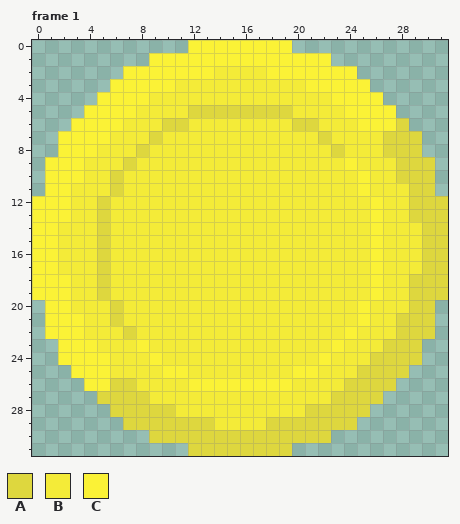
A pixel-art file gets an edit: art/ase files/coin.ase. This is how it looked before the edit.
32x32 pixels, 1 frame. Shown: frame 1. The commit also changed other frames, which this record leaves out.
Palette (. is transparent): A #ded73e  B #f4eb38  C #fbf236
Pixels before, frame 1, first column x 0:
 0 ............CCCCCCCC............
 1 .........CCCCCCCCCCCCCC.........
 2 .......CCCCCCCBBBBCCCCCCC.......
 3 ......CCCCCBBBBBBBBBBCCCCC......
 4 .....CCCCBBBBBBBBBBBBBBCCCC.....
 5 ....CCCCBBBBAAAAAAAABBBBCCCC....
 6 ...CCCCBBBAABBBBBBBBAABBBCCCA...
 7 ..CCCCBBBABBBBBBBBBBBBABBBBAAA..
 8 ..CCCBBBABBBBBBBBBBBBBBABBBAAA..
 9 .CCCBBBABBBBBBBBBBBBBBBBCBBBAAA.
10 .CCCBBABBBBBBBBBBBBBBBBBBCBBAAA.
11 .CCBBBABBBBBBBBBBBBBBBBBBCBBBAA.
12 CCCBBABBBBBBBBBBBBBBBBBBBBCBBAAA
13 CCCBBABBBBBBBBBBBBBBBBBBBBCBBAAA
14 CCBBBABBBBBBBBBBBBBBBBBBBBCBBBAA
15 CCBBBABBBBBBBBBBBBBBBBBBBBCBBBAA
16 CCBBBABBBBBBBBBBBBBBBBBBBBCBBBAA
17 CCBBBABBBBBBBBBBBBBBBBBBBBCBBBAA
18 CCCBBABBBBBBBBBBBBBBBBBBBBCBBAAA
19 CCCBBABBBBBBBBBBBBBBBBBBBBCBBAAA
20 .CCBBBABBBBBBBBBBBBBBBBBBCBBBAA.
21 .CCCBBABBBBBBBBBBBBBBBBBBCBBAAA.
22 .CCCBBBABBBBBBBBBBBBBBBBCBBBAAA.
23 ..CCCBBBCBBBBBBBBBBBBBBCBBBAAA..
24 ..CCCCBBBCBBBBBBBBBBBBCBBBAAAA..
25 ...CCCBBBBCCBBBBBBBBCCBBBAAAA...
26 ....CCAABBBBCCCCCCCCBBBBAAAA....
27 .....AAAABBBBBBBBBBBBBBAAAA.....
28 ......AAAAABBBBBBBBBBAAAAA......
29 .......AAAAAAABBBBAAAAAAA.......
30 .........AAAAAAAAAAAAAA.........
31 ............AAAAAAAA............
And afterwards:
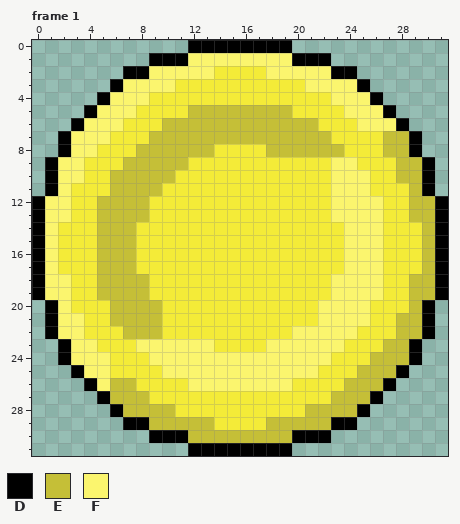
Colours new in this view: D #000000  E #c5bf37  F #fbf56e
Message: the coin looks much better now
Changes in this commit:
layer "Outline" added
Frame 1, layers "Outline", "Layer 1":
y 0: x 12..19 CCCCCCCC -> DDDDDDDD
y 1: x 9..22 CCCCCCCCCCCCCC -> DDDFFFFFFFFDDD
y 2: x 7..13 CCCCCCC -> DDFFFFF; x 18..24 CCCCCCC -> FFFFFDD
y 3: x 6..10 CCCCC -> DFFFF; x 21..25 CCCCC -> FFFFD
y 4: x 5..8 CCCC -> DFFF; x 23..26 CCCC -> FFFD
y 5: x 4..7 CCCC -> DFFF; x 12..19 AAAAAAAA -> EEEEEEEE; x 24..27 CCCC -> FFFD
y 6: x 3..6 CCCC -> DFFF; x 10..21 AABBBBBBBBAA -> EEEEEEEEEEEE; x 25..28 CCCA -> FFFD
y 7: x 2..5 CCCC -> DFFF; x 9..22 ABBBBBBBBBBBBA -> EEEEEEEEEEEEEE; x 27..29 AAA -> EED
y 8: x 2..4 CCC -> DFF; x 8..13 ABBBBB -> EEEEEE; x 18..23 BBBBBA -> EEEEEE; x 27..29 AAA -> EED
y 9: x 1..3 CCC -> DFF; x 7..11 ABBBB -> EEEEE; x 23..24 BC -> FF; x 28..30 AAA -> EED
y 10: x 1..3 CCC -> DFF; x 6..10 ABBBB -> EEEEE; x 23..25 BBC -> FFF; x 28..30 AAA -> EED
y 11: x 1..2 CC -> DF; x 6..9 ABBB -> EEEE; x 23..25 BBC -> FFF; x 29..30 AA -> ED
y 12..13: x 0..2 CCC -> DFF; x 5..8 ABBB -> EEEE; x 23..26 BBBC -> FFFF; x 29..31 AAA -> EED
y 14..17: x 0..1 CC -> DF; x 5..7 ABB -> EEE; x 24..26 BBC -> FFF; x 30..31 AA -> ED
y 18..19: x 0..2 CCC -> DFF; x 5..8 ABBB -> EEEE; x 23..26 BBBC -> FFFF; x 29..31 AAA -> EED
y 20: x 1..2 CC -> DF; x 6..9 ABBB -> EEEE; x 22..25 BBBC -> FFFF; x 29..30 AA -> ED
y 21: x 1..3 CCC -> DFF; x 6..9 ABBB -> EEEE; x 22..25 BBBC -> FFFF; x 28..30 AAA -> EED
y 22: x 1..3 CCC -> DFF; x 7..9 ABB -> EEE; x 20..24 BBBBC -> FFFFF; x 28..30 AAA -> EED
y 23: x 2..4 CCC -> DFF; x 8..13 CBBBBB -> FFFFFF; x 18..23 BBBBBC -> FFFFFF; x 27..29 AAA -> EED
y 24: x 2..5 CCCC -> DFFF; x 9..22 CBBBBBBBBBBBBC -> FFFFFFFFFFFFFF; x 26..29 AAAA -> EEED
y 25: x 3..5 CCC -> DFF; x 10..21 CCBBBBBBBBCC -> FFFFFFFFFFFF; x 25..28 AAAA -> EEED
y 26: x 4..7 CCAA -> DFEE; x 12..19 CCCCCCCC -> FFFFFFFF; x 24..27 AAAA -> EEED
y 27: x 5..8 AAAA -> DEEE; x 23..26 AAAA -> EEED
y 28: x 6..10 AAAAA -> DEEEE; x 21..25 AAAAA -> EEEED
y 29: x 7..13 AAAAAAA -> DDEEEEE; x 18..24 AAAAAAA -> EEEEEDD
y 30: x 9..22 AAAAAAAAAAAAAA -> DDDEEEEEEEEDDD
y 31: x 12..19 AAAAAAAA -> DDDDDDDD
Changed places in both pictures, as pixel boxes (x1, y1, x2, y2):
changed: (32, 40, 448, 456)
